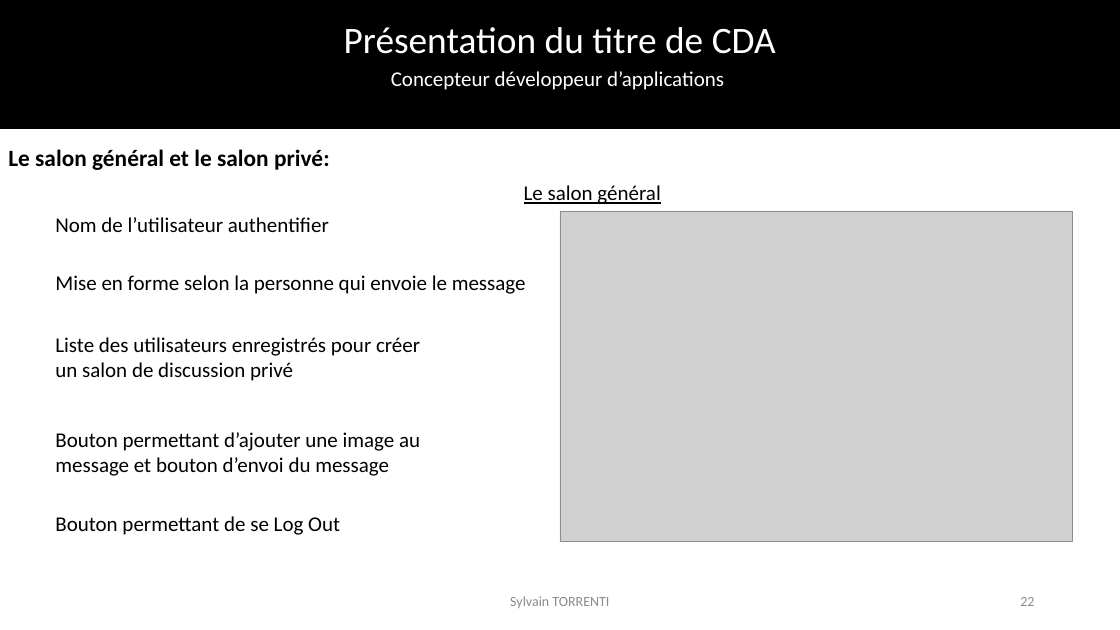
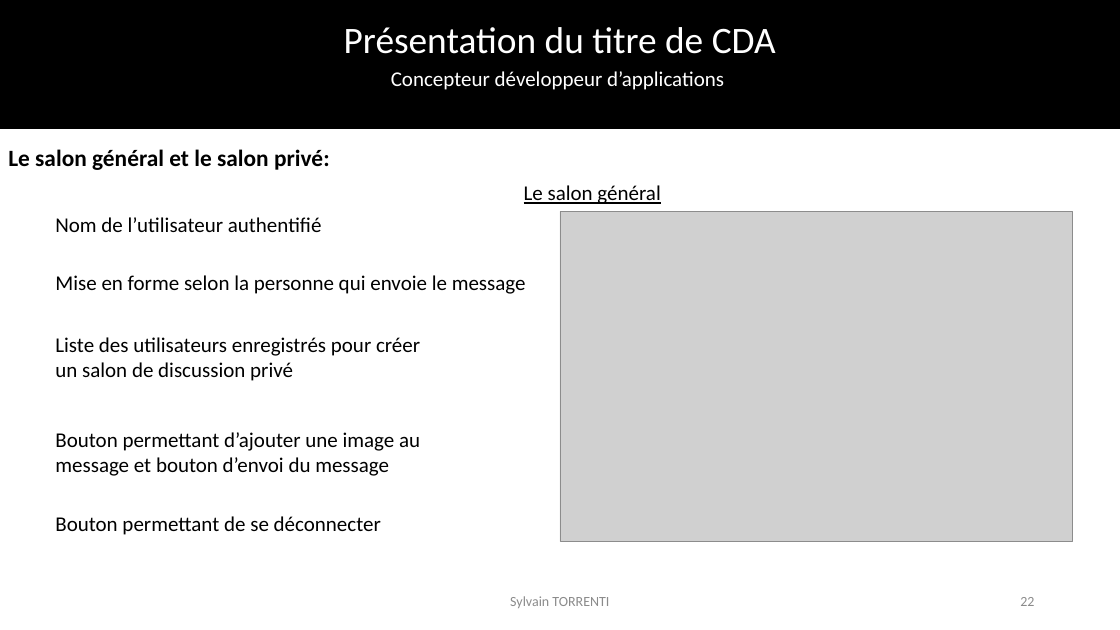
Before and after one commit to SylvainTorrenti/PERSO-Dossier-Projet, a slide deck: slide 22 of Presentation examen final.pptx. Drawn at 1120x630 pixels with LibreOffice and Linux fonts; fonts in the diff are those of the drawing; grey boxes stand for pictures; background and template pictures are left out. Boxes give left, top, right and bottom in pixels: in the first picture for what was removed or moved away, otherwise in the second. Text is boxed around its words. In the diff, an @@ line names an element or a change of style, - is before the commit and + after.

```diff
--- a/Presentation examen final.pptx
+++ b/Presentation examen final.pptx
@@ text at <box>55,217,322,232</box>: text changed @@
-Nom de l’utilisateur authentifier
+Nom de l’utilisateur authentifié
@@ text at <box>55,516,381,535</box>: text changed @@
-Bouton permettant de se Log Out
+Bouton permettant de se déconnecter
```
Also in this commit, not shown: 33 other slides changed, 36 slides added, 1 slide removed, 6 other files.
